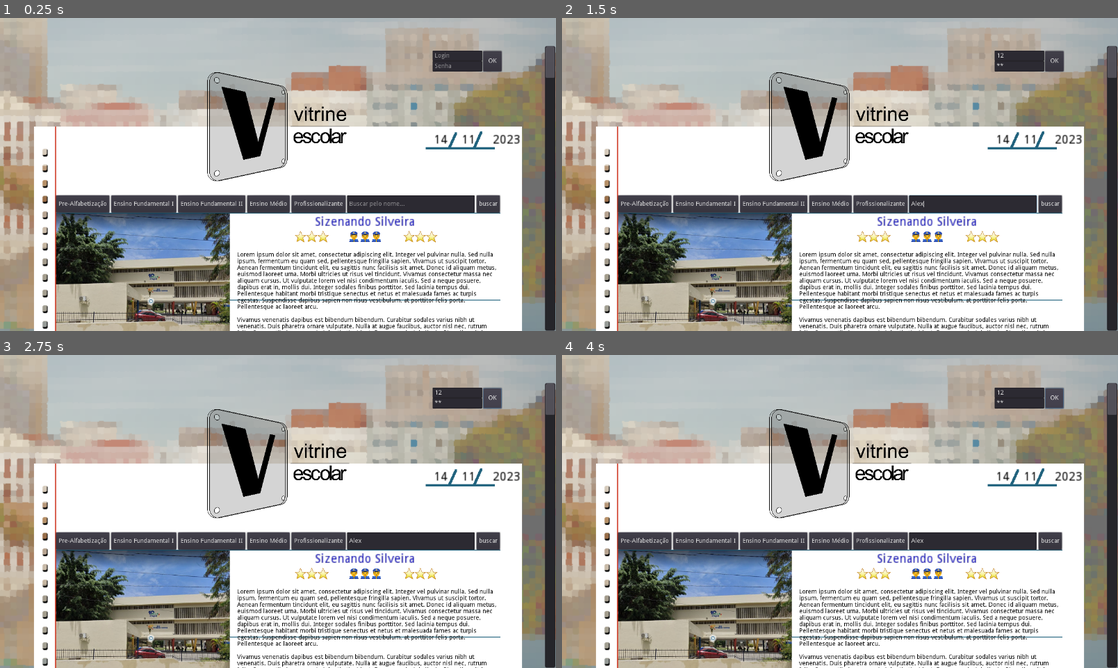
Above: before the commit, frames 1-4 (two rows, left to right).
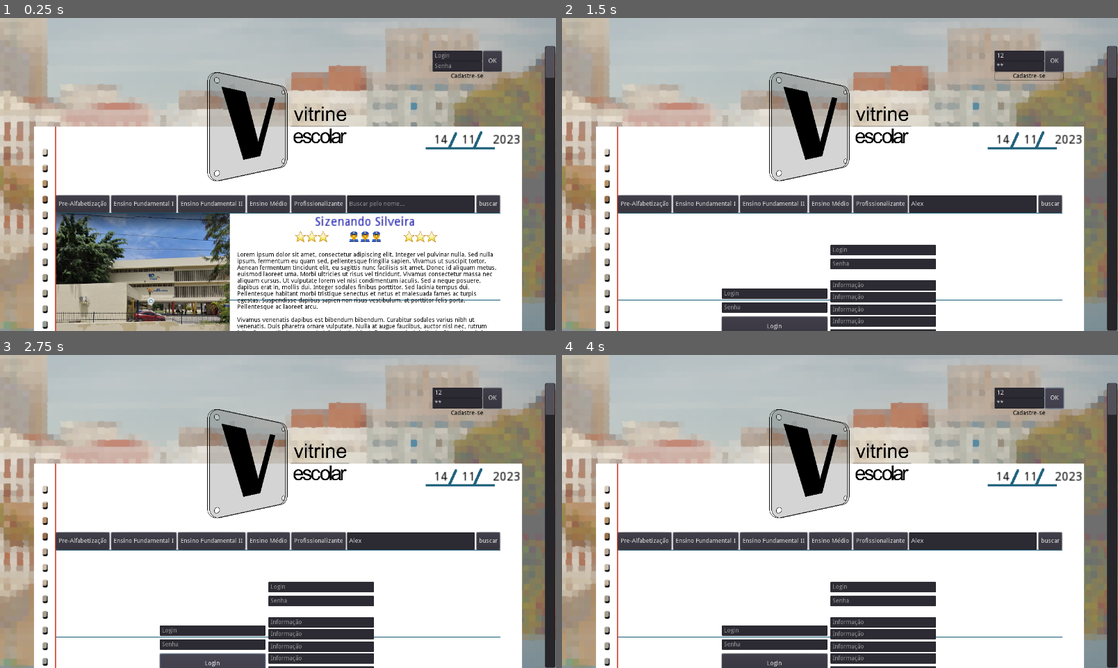
Above: after the commit, the same moments.

Repository: CaioGiovanni/MinhaEscola
Game: Godot game, scene res://Main.tscn
Two runs of this game, one before a commit and one after it. Both use one fixed random seed, a clock stepped at 60 frames per second and the inputs below.
Inputs (mouse positions are in pixels of both pictures, inside the frame that each line leads up to):
- Up to frame 1 (0.25 s): no input
- Up to frame 2 (1.5 s): click (1017, 55) at 0.52 s; type "12" at 0.6 s; click (1017, 64) at 0.75 s; type "12" at 0.83 s; click (973, 202) at 0.98 s; type "Alex" at 1.07 s; click (1029, 77) at 1.25 s, where only the run after the commit has a clickable "Cadastre-se"
- Up to frame 3 (2.75 s): click "OK" (after the commit: "Login") at 2 s
- Up to frame 4 (4 s): click "OK" at 2.75 s; click "OK" at 3.5 s

The runs differ from the first frame. In frame 1, less than 0.1% of the frame differs, in the area x 81-87%, y 17-20%; in frame 2, 19%, in the area x 10-91%, y 17-100%; in frame 3, 19%; in frame 4, 19%.

Commit message:
Cadastrar

Diff:
--- a/Prototipo/Vitrine Escolar/Dados.gd
+++ b/Prototipo/Vitrine Escolar/Dados.gd
@@ -40,6 +40,7 @@
 	seccoes["Home"] = $Vitrine/Home
 	seccoes["Quarry"] = $Vitrine/Quarry
 	seccoes["School"] = $Vitrine/School
+	seccoes["Sing Up"] = $Vitrine/SingUp
 	print(seccoes["Home"])
 
 	## O histórico de navegação é atualizado
@@ -262,3 +263,8 @@
 
 func _on_Escola6_pressed():
 	_on_Any_escola(5)
+
+
+func _on_Cadastro_pressed():
+	self.paginas.append("Sing Up")
+	pagina()
--- a/Prototipo/Vitrine Escolar/Main.tscn
+++ b/Prototipo/Vitrine Escolar/Main.tscn
@@ -135,6 +135,17 @@
 margin_right = 159.0
 margin_bottom = 48.0
 text = "OK"
+
+[node name="Cadastro" type="Button" parent="Vitrine/Credenciais"]
+modulate = Color( 0, 0, 0, 1 )
+margin_top = 49.0
+margin_right = 159.0
+margin_bottom = 69.0
+text = "Cadastre-se"
+flat = true
+__meta__ = {
+"_edit_use_anchors_": false
+}
 
 [node name="Busca" type="Control" parent="Vitrine"]
 anchor_left = 0.5
@@ -662,6 +673,7 @@
 }
 
 [node name="Home" type="Control" parent="Vitrine"]
+visible = false
 anchor_left = 0.5
 anchor_right = 0.5
 margin_left = -511.0
@@ -1059,6 +1071,166 @@
 "_edit_use_anchors_": false
 }
 
+[node name="SingUp" type="Control" parent="Vitrine"]
+margin_left = 51.0
+margin_top = 202.0
+margin_right = 1077.0
+margin_bottom = 600.0
+__meta__ = {
+"_edit_use_anchors_": false
+}
+
+[node name="Login" type="Control" parent="Vitrine/SingUp"]
+margin_right = 40.0
+margin_bottom = 40.0
+__meta__ = {
+"_edit_use_anchors_": false
+}
+
+[node name="LineEdit" type="LineEdit" parent="Vitrine/SingUp/Login"]
+margin_left = 239.0
+margin_top = 170.0
+margin_right = 482.0
+margin_bottom = 194.0
+placeholder_text = "Login"
+__meta__ = {
+"_edit_use_anchors_": false
+}
+
+[node name="LineEdit2" type="LineEdit" parent="Vitrine/SingUp/Login"]
+margin_left = 239.0
+margin_top = 202.0
+margin_right = 482.0
+margin_bottom = 226.0
+secret = true
+placeholder_text = "Senha"
+__meta__ = {
+"_edit_use_anchors_": false
+}
+
+[node name="Button" type="Button" parent="Vitrine/SingUp/Login/LineEdit2"]
+margin_top = 33.0
+margin_right = 243.0
+margin_bottom = 80.0
+text = "Login"
+
+[node name="Login2" type="Control" parent="Vitrine/SingUp"]
+margin_left = 250.0
+margin_top = -100.0
+margin_right = 290.0
+margin_bottom = -60.0
+__meta__ = {
+"_edit_use_anchors_": false
+}
+
+[node name="LineEdit" type="LineEdit" parent="Vitrine/SingUp/Login2"]
+margin_left = 239.0
+margin_top = 170.0
+margin_right = 482.0
+margin_bottom = 194.0
+placeholder_text = "Login"
+__meta__ = {
+"_edit_use_anchors_": false
+}
+
+[node name="LineEdit2" type="LineEdit" parent="Vitrine/SingUp/Login2"]
+margin_left = 239.0
+margin_top = 202.0
+margin_right = 482.0
+margin_bottom = 226.0
+secret = true
+placeholder_text = "Senha"
+__meta__ = {
+"_edit_use_anchors_": false
+}
+
+[node name="LineEdit3" type="LineEdit" parent="Vitrine/SingUp/Login2"]
+margin_left = 239.0
+margin_top = 251.2
+margin_right = 482.0
+margin_bottom = 275.2
+placeholder_text = "Informação"
+__meta__ = {
+"_edit_use_anchors_": false
+}
+
+[node name="LineEdit4" type="LineEdit" parent="Vitrine/SingUp/Login2"]
+margin_left = 239.0
+margin_top = 278.186
+margin_right = 482.0
+margin_bottom = 302.186
+placeholder_text = "Informação"
+__meta__ = {
+"_edit_use_anchors_": false
+}
+
+[node name="LineEdit5" type="LineEdit" parent="Vitrine/SingUp/Login2"]
+margin_left = 239.0
+margin_top = 306.759
+margin_right = 482.0
+margin_bottom = 330.759
+placeholder_text = "Informação"
+__meta__ = {
+"_edit_use_anchors_": false
+}
+
+[node name="LineEdit6" type="LineEdit" parent="Vitrine/SingUp/Login2"]
+margin_left = 239.0
+margin_top = 333.745
+margin_right = 482.0
+margin_bottom = 357.745
+placeholder_text = "Informação"
+__meta__ = {
+"_edit_use_anchors_": false
+}
+
+[node name="LineEdit7" type="LineEdit" parent="Vitrine/SingUp/Login2"]
+margin_left = 239.0
+margin_top = 363.905
+margin_right = 482.0
+margin_bottom = 387.905
+placeholder_text = "Informação"
+__meta__ = {
+"_edit_use_anchors_": false
+}
+
+[node name="LineEdit8" type="LineEdit" parent="Vitrine/SingUp/Login2"]
+margin_left = 239.0
+margin_top = 390.891
+margin_right = 482.0
+margin_bottom = 414.891
+placeholder_text = "Informação"
+__meta__ = {
+"_edit_use_anchors_": false
+}
+
+[node name="LineEdit9" type="LineEdit" parent="Vitrine/SingUp/Login2"]
+margin_left = 239.0
+margin_top = 419.464
+margin_right = 482.0
+margin_bottom = 443.464
+placeholder_text = "Informação"
+__meta__ = {
+"_edit_use_anchors_": false
+}
+
+[node name="LineEdit10" type="LineEdit" parent="Vitrine/SingUp/Login2"]
+margin_left = 239.0
+margin_top = 446.45
+margin_right = 482.0
+margin_bottom = 470.45
+placeholder_text = "Informação"
+__meta__ = {
+"_edit_use_anchors_": false
+}
+
+[node name="Button" type="Button" parent="Vitrine/SingUp/Login2"]
+margin_left = 238.0
+margin_top = 478.0
+margin_right = 480.0
+margin_bottom = 545.0
+text = "Cadastrar"
+
 [node name="Control" type="Control" parent="."]
 visible = false
 anchor_right = 1.0
@@ -1088,6 +1260,7 @@
 "_edit_use_anchors_": false
 }
 [connection signal="pressed" from="Vitrine/Logo/Home" to="." method="_on_Home_pressed"]
+[connection signal="pressed" from="Vitrine/Credenciais/Cadastro" to="." method="_on_Cadastro_pressed"]
 [connection signal="pressed" from="Vitrine/Busca/busc" to="." method="_on_busc_pressed"]
 [connection signal="pressed" from="Vitrine/Busca/HBoxContainer/alfa" to="." method="_on_alfa_pressed"]
 [connection signal="pressed" from="Vitrine/Busca/HBoxContainer/fun" to="." method="_on_fun_pressed"]
